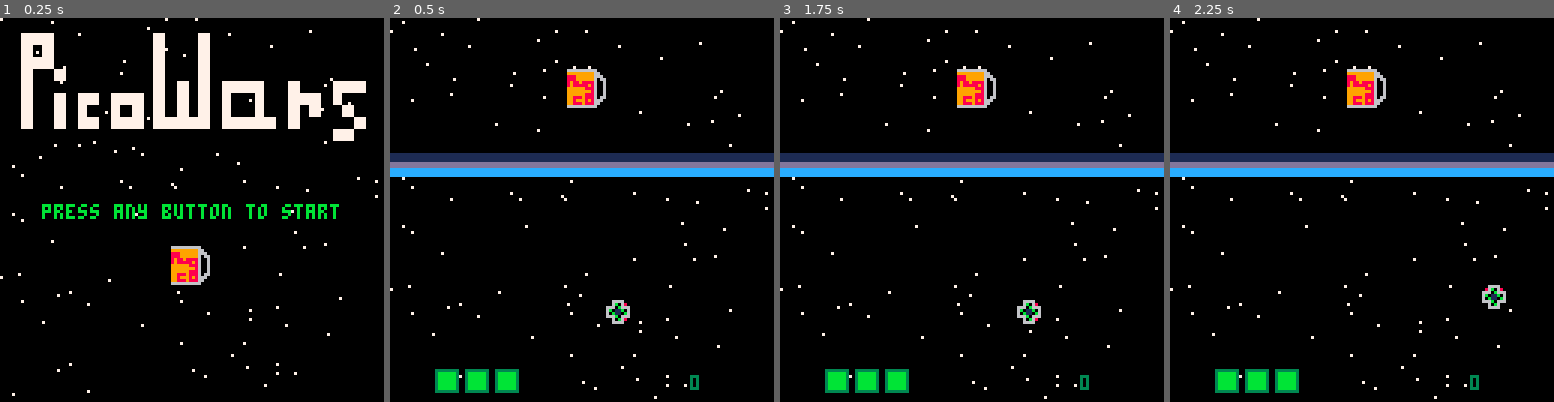
Above: before the commit, frames 1-4 (left to right).
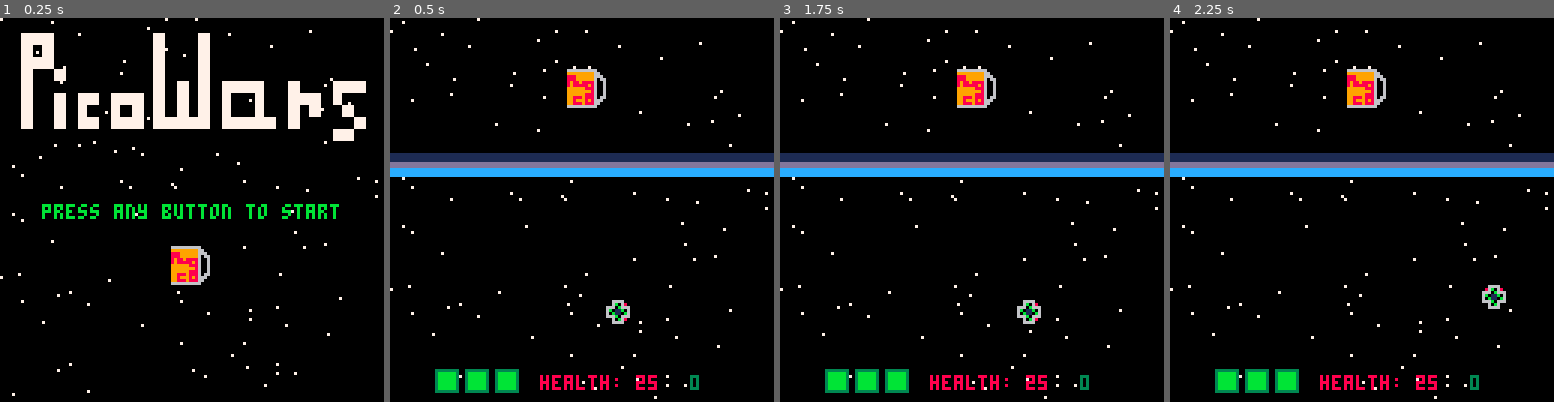
Above: after the commit, the same moments.

Repository: chand1012/picowars-spacestation
Game: PICO-8 cartridge nanowars.p8
Same seed, same stepped clock (60 frames per second), same inputs: the game is played once before the commit and once after it.
Inputs:
- Up to frame 1 (0.25 s): no input
- Up to frame 2 (0.5 s): tap X (X key) at 0.33 s
- Up to frame 3 (1.75 s): tap O (Z key) at 0.7, 1.7 s; tap X (X key) at 1.07 s; hold Right from 1.6 s (still down)
- Up to frame 4 (2.25 s): tap X (X key) at 1.85 s; release Right at 2.1 s; tap O (Z key) at 2.1 s; hold Up from 2.15 s (still down)

Frame 1 is identical in both runs. In frame 2, 0.5% of the frame differs, in the area x 39-70%, y 92-97%; in frame 3, 0.5%; in frame 4, 0.5%.

Commit message:
added sprites, edited readme and gitignore

Diff:
--- a/nanowars.p8
+++ b/nanowars.p8
@@ -54,6 +54,14 @@
 		h=60,
 		t=0.5
 	}
+	smug={
+		x=57,
+		y=16,
+		hbx=2,
+		hby=2,
+		hbsx=16,
+		hbsy=16
+	}
 	enemies={}
 	bullets={}
 	holes={}
@@ -62,6 +70,7 @@
 	shield={}
 	brcheck=true
 	shoot_time=0
+	shieldscore=1500
 	rnd_stars()
 	make_shield()
 	rnd_shield=flr(rnd(39))+1
@@ -125,6 +134,9 @@
 	end
 	ship.x+=ship.dx
 	ship.y+=ship.dy
+	if collide(ship,smug) then
+		stage=2
+	end
 end
 
 function update_menu()
@@ -156,6 +168,7 @@
 		draw_shield()
 		draw_mini_station()
 		print(score,100,119,3)
+		print("health: "..flr(ship.hp),50,119,8)
 		draw_lives()
 		if debug then
 			print(ship.kills,5,5,12)
@@ -176,7 +189,7 @@
 end
 
 function draw_mini_station()
-	spr(13,57,16,2,2)
+	spr(13,smug.x,smug.y,2,2)
 end
 
 -- object, starting frame, number of frames, animation speed, flip
@@ -386,12 +399,13 @@
 		hbsx=8,
 		hbsy=8,
 		hp=1,
-		age=time()+10
+		age=time()+10,
+		f=f
 		}
 		add(enemies, enemy)
 end
 
-function generate_enemies(chance)
+function generate_enemies()
 	local side=rnd(1) -- if side is 1, spawn on right. else spawn on left
 	local rand=flr(rnd(50))
 	local randy=rnd(25)+50
@@ -409,7 +423,7 @@
 		enemy.x+=enemy.dx
 		enemy.y+=enemy.dy
 		if collide(ship, enemy) then
-			ship.hp+=(-1)
+			ship.hp+=(-0.25)
 		end
 		if enemy.hp<0 then
 			make_boom(enemy.x,enemy.y,1)
@@ -460,7 +474,7 @@
 			end
 		end)
 	end)
-	if score>=1200 and brcheck then --get this to work
+	if score>=shieldscore and brcheck then --get this to work
 		for i=1,6 do
 			local s=shield[rnd_shield]
 			del(shield,s)
@@ -477,14 +491,14 @@
 	end)
 end
 __gfx__
-00000000000bb0005000000000000005000000000880000088000008008888800000000000000000000000000000000000000000000000000000000000000000
-00000000000550009550000000000559000000000808898080988898889988900000000000000000000000000000000000000000006666666666000000000000
-00700700005115009665550000555669000000008888888089900880088888880000000000000000000000000000000000000000009999999996600000000000
-00077000005665009866615bb5166689000880008989989008898080898898880000000000000000000000000000000000000000008889999996660000000000
-00077000005665009866615bb5166689000880000889908008899080888988900000000000000000000000000000000000000000008889999996066000000000
-00700700056666509665550000555669000000000988888809980880898888800000000000000000000000000000000000000000008988988886006000000000
-00000000056886509550000000000559000000008980809089888998089898900000000000000000000000000000000000000000008988888986006000000000
-00000000599999955000000000000005000000008880088080088980080088800000000000000000000000000000000000000000009999998886006000000000
+00000000000880005000000000000005000000000880000088000008008888806666666600000000000000000000000000000000000000000000000000000000
+00000000000550009550000000000559000000000808898080988898889988908822222600000000000000000000000000000000006666666666000000000000
+00700700005115009665550000555669000000008888888089900880088888886666662600000000000000000000000000000000009999999996600000000000
+0007700000566500986661588516668900088000898998900889808089889888000006c600000000000000000000000000000000008889999996660000000000
+0007700000566500986661588516668900088000088990800889908088898890000006c600000000000000000000000000000000008889999996066000000000
+00700700056666509665550000555669000000000988888809980880898888806666662600000000000000000000000000000000008988988886006000000000
+00000000056886509550000000000559000000008980809089888998089898908822222600000000000000000000000000000000008988888986006000000000
+00000000599999955000000000000005000000008880088080088980080088806666666600000000000000000000000000000000009999998886006000000000
 00000000006666000066660006080600000000003333333300000000000000001111111100000000000000000000000000000000009999999986006000000000
 00000000086b06800860b6006b606660000000003bbbbbb300000000000000001111111100000000000000000000000000000000009999998886006000000000
 000000006660b666666b066606b6b6b6000000003bbbbbb300000000000000001111111100000000000000000000000000000000009988898886066000000000
Not shown, changed: the sound effects (__sfx__) section of nanowars.p8
Not shown, changed: .gitignore
Not shown, changed: README.md
